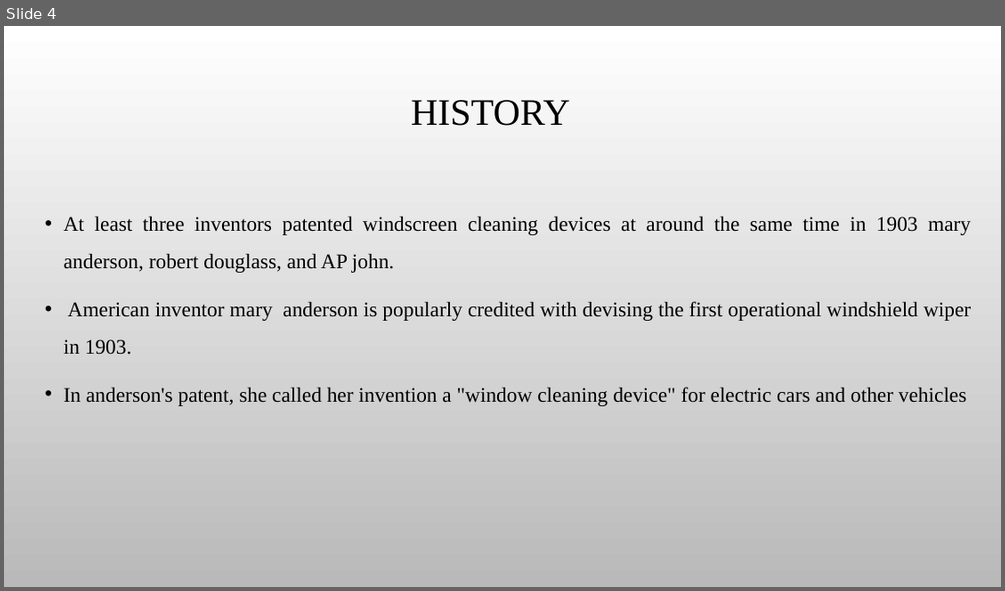
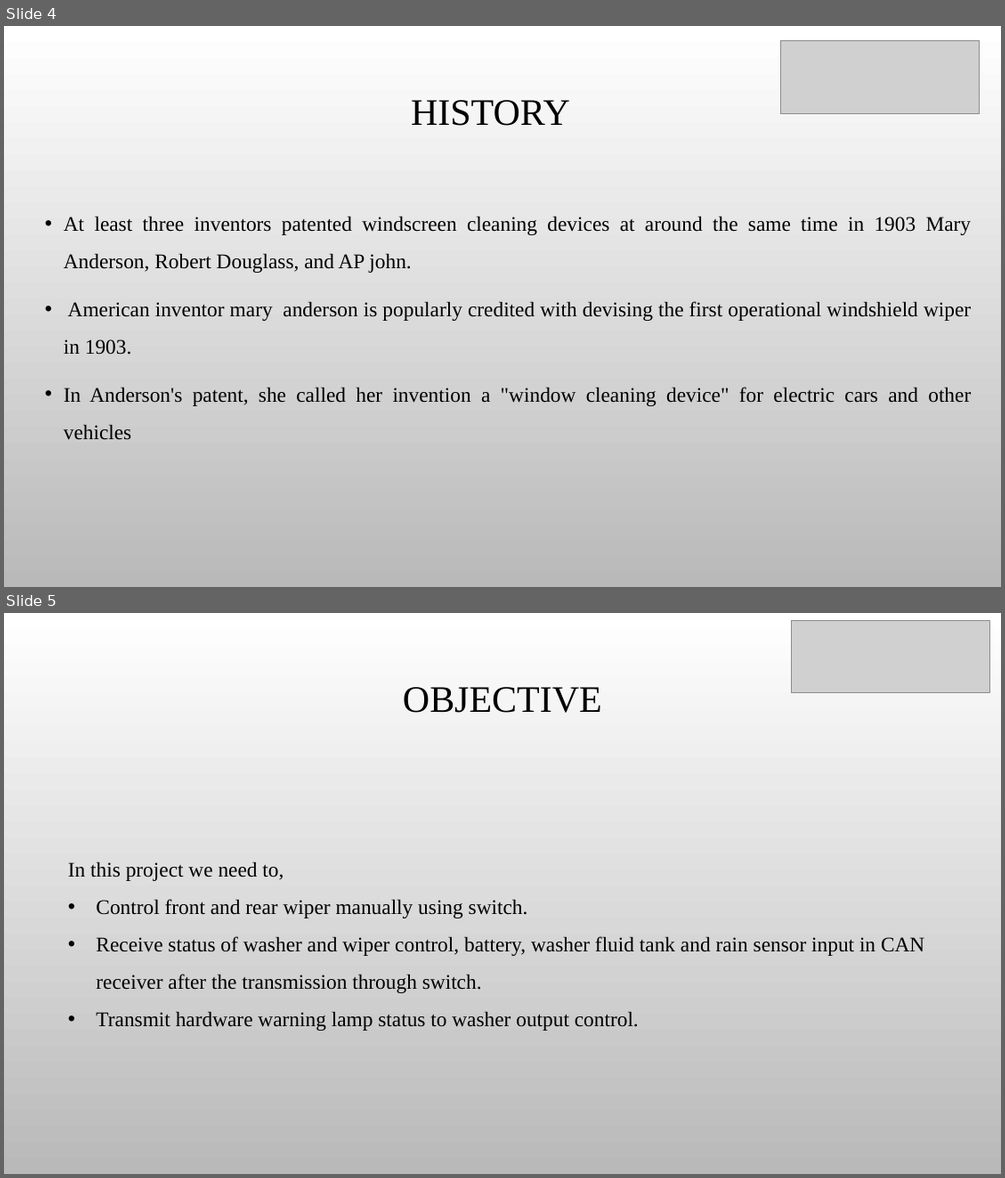
Before and after one commit to SKUP-BATCH3/team4, a slide deck: Final ppt 7-10-22.pptx. Shown one above the other, each under a label of ours: slide 4 before the commit, slides 4 and 5 after it. The pictures are 1005x591 and 1005x1178 pixels, drawn with LibreOffice and Linux fonts; fonts in the diff are those of the drawing; grey boxes stand for pictures; background and template pictures are left out. Boxes give left, top, right and bottom in pixels: in the first picture for what was removed or moved away, otherwise in the second. Text is boxed around its words. In the diff, an @@ line names an element or a change of style, - is before the commit and + after.

```diff
--- a/Final ppt 7-10-22.pptx
+++ b/Final ppt 7-10-22.pptx
@@ slide 5 added at (x1=4, y1=613, x2=1001, y2=1174), background picture (left out) @@
@@ picture added at (x1=792, y1=620, x2=989, y2=693) @@
@@ title added at (x1=403, y1=687, x2=602, y2=713), 36 pt, text #000000 @@
+OBJECTIVE
@@ text added at (x1=68, y1=861, x2=924, y2=1030), 20 pt, text #000000 @@
+In this project we need to,
+• Control front and rear wiper manually using switch.
+• Receive status of washer and wiper control, battery, washer fluid tank and rain sensor input in CAN receiver after the transmission through switch.
+• Transmit hardware warning lamp status to washer output control.
@@ slide 4 changed as well @@
@@ picture added at (x1=781, y1=41, x2=979, y2=113) @@
@@ text at (x1=64, y1=216, x2=971, y2=273): text changed @@
-• At least three inventors patented windscreen cleaning devices at around the same time in 1903 mary anderson, robert douglass, and AP john.
+• At least three inventors patented windscreen cleaning devices at around the same time in 1903 Mary Anderson, Robert Douglass, and AP john.
@@ text at (x1=64, y1=386, x2=971, y2=439): text changed @@
-• In anderson's patent, she called her invention a "window cleaning device" for electric cars and other vehicles
+• In Anderson's patent, she called her invention a "window cleaning device" for electric cars and other vehicles
```
Also in this commit, not shown: 15 other slides changed, 3 other slides added, 4 slides removed, 1 other file.
